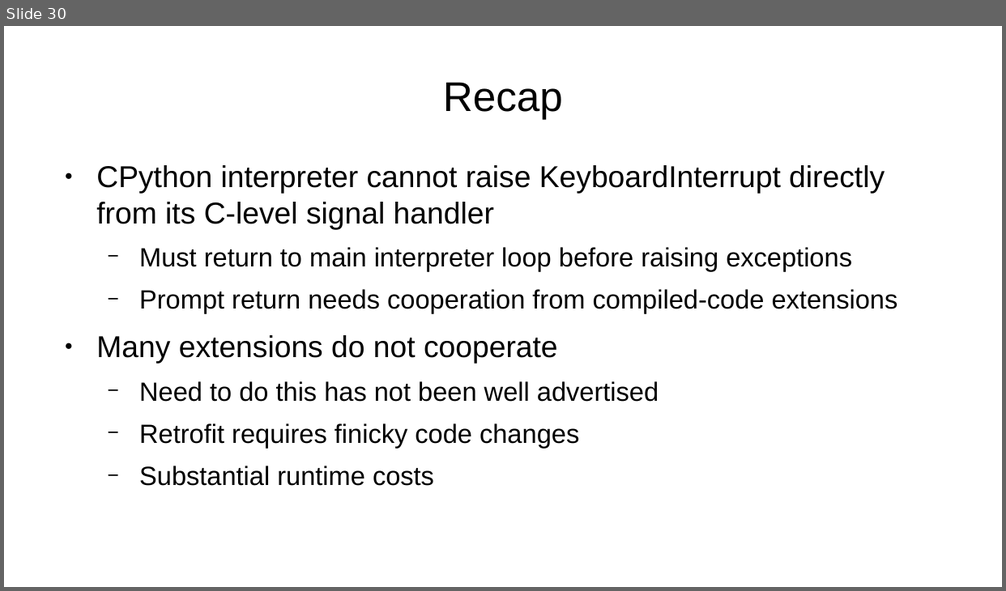
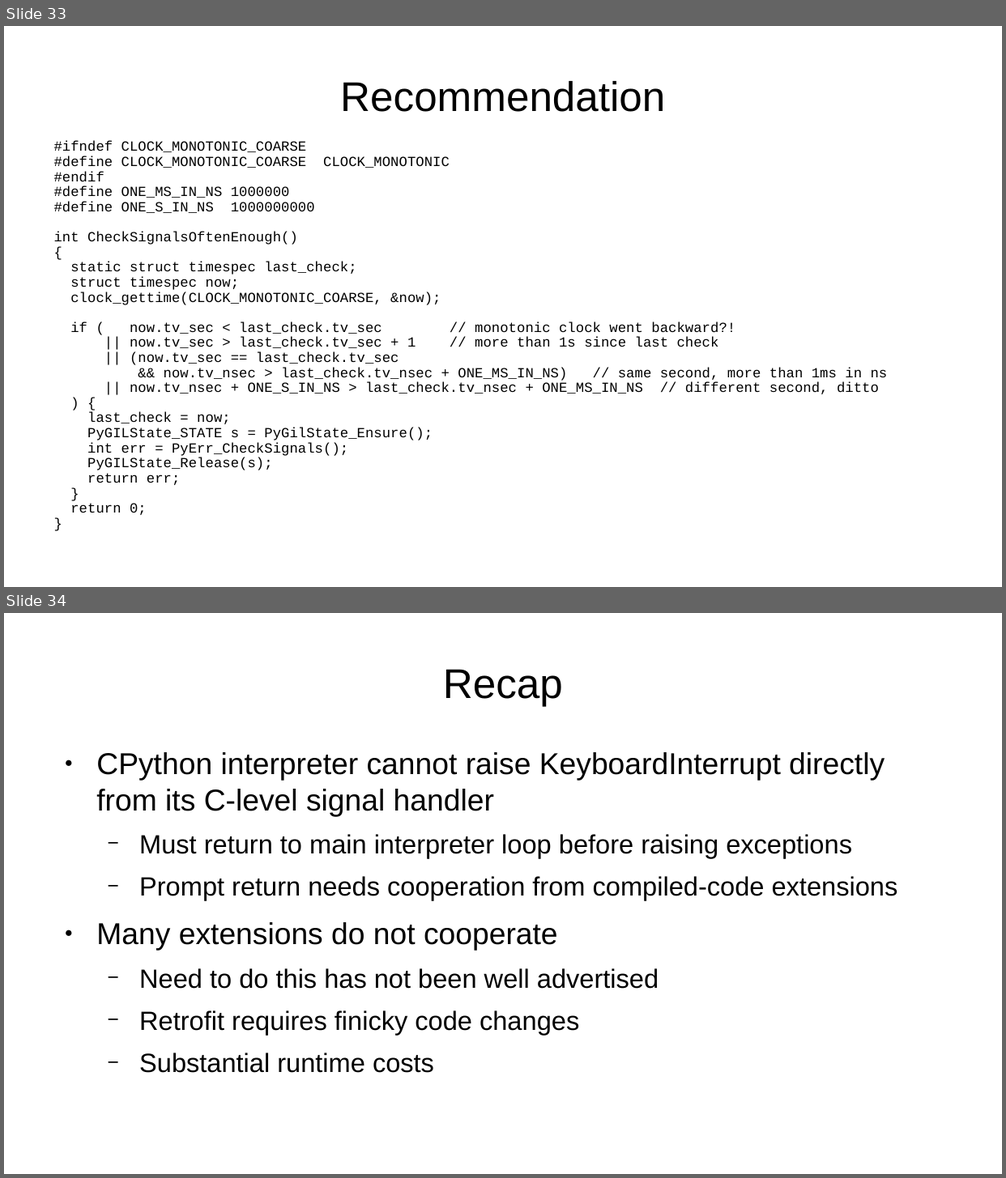
Before and after one commit to MillionConcepts/cpython-ext-ctrl-c, a slide deck: pycon-2025/intro-v2.odp. Shown one above the other, each under a label of ours: slide 30 before the commit, slides 33 and 34 after it. The pictures are 1006x591 and 1006x1178 pixels, drawn with LibreOffice and Linux fonts; fonts in the diff are those of the drawing. Boxes give left, top, right and bottom in pixels: in the first picture for what was removed or moved away, otherwise in the second. Text is boxed around its words. In the diff, an @@ line names an element or a change of style, - is before the commit and + after.

Commit message:
Second draft of the talk in ODP.  Add GIL/no-GIL benchmarks.

```diff
--- a/pycon-2025/intro-v2.odp
+++ b/pycon-2025/intro-v2.odp
@@ slide 33 added at <box>4,26,1002,587</box>, background #FFFFFF @@
@@ title added at <box>340,81,665,112</box>, 33 pt, text #000000 @@
+Recommendation
@@ text added at <box>54,142,888,515</box>, 11.1 pt, text #000000 @@
+#ifndef CLOCK_MONOTONIC_COARSE
+#define CLOCK_MONOTONIC_COARSE CLOCK_MONOTONIC
+#endif
+#define ONE_MS_IN_NS 1000000
+#define ONE_S_IN_NS 1000000000
+int CheckSignalsOftenEnough()
+{
+static struct timespec last_check;
+struct timespec now;
+clock_gettime(CLOCK_MONOTONIC_COARSE, &now);
+if ( now.tv_sec < last_check.tv_sec // monotonic clock went backward?!
+|| now.tv_sec > last_check.tv_sec + 1 // more than 1s since last check
+|| (now.tv_sec == last_check.tv_sec
+&& now.tv_nsec > last_check.tv_nsec + ONE_MS_IN_NS) // same second, more than 1ms in ns
+|| now.tv_nsec + ONE_S_IN_NS > last_check.tv_nsec + ONE_MS_IN_NS // different second, ditto
+) {
+last_check = now;
+PyGILState_STATE s = PyGilState_Ensure();
+int err = PyErr_CheckSignals();
+PyGILState_Release(s);
+return err;
+}
+return 0;
+}
@@ what was slide 30 is now slide 34 @@
```
Also in this commit, not shown: 4 slides changed, 2 other slides added, 17 other files.
